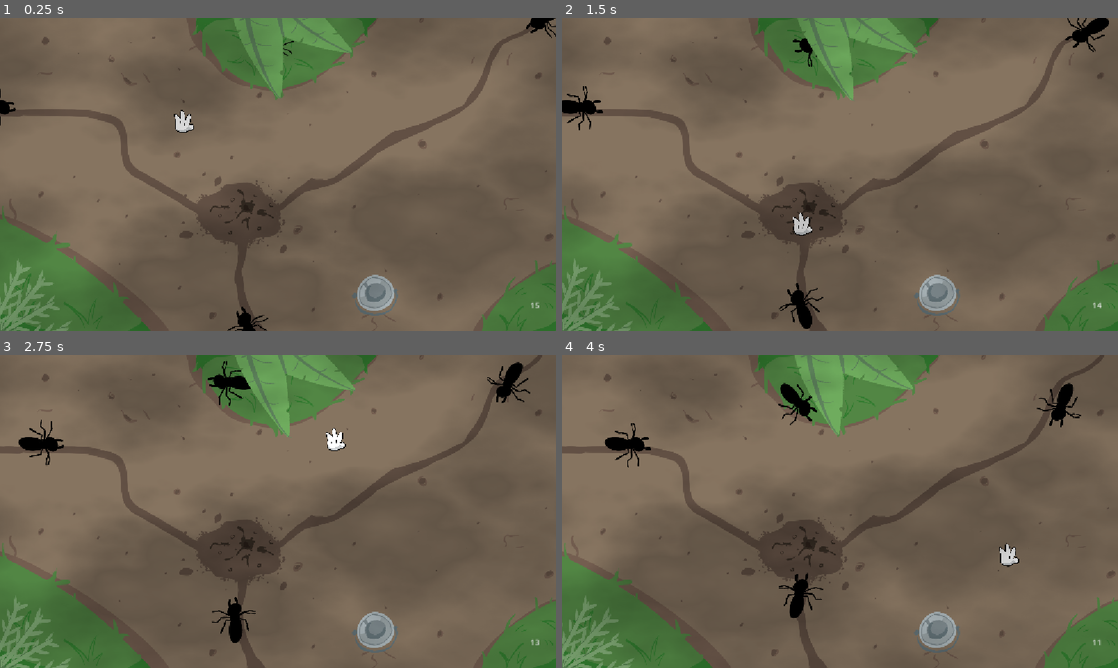
Above: before the commit, frames 1-4 (two rows, left to right).
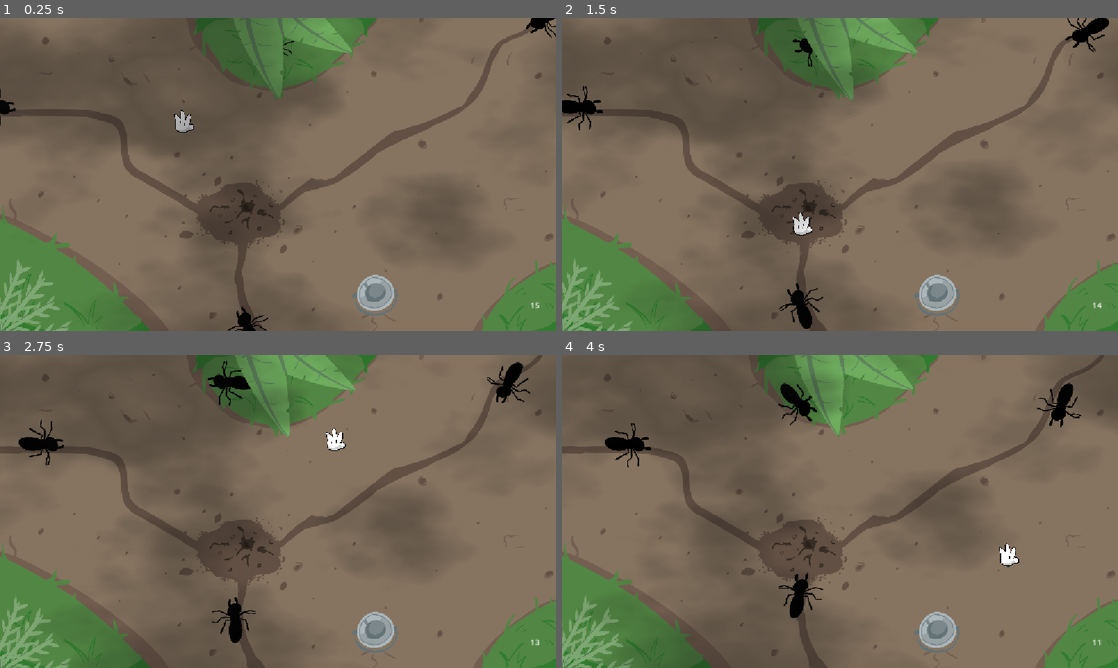
Above: after the commit, the same moments.

Repository: andre-felipe-wonsik-alves/gmtk-jam-26
Game: Godot game, scene res://Scenes/Levels/ant.tscn
The game is run twice, just before and just after one commit, with the same random seed, the same clock (stepped at 60 frames per second) and the same inputs.
Inputs (mouse positions are in pixels of both pictures, inside the frame that each line leads up to):
- Up to frame 1 (0.25 s): no input
- Up to frame 2 (1.5 s): move the mouse to (962, 158) at 0.52 s; click (962, 158) at 0.67 s; drag from (728, 190) to (945, 302) at 1.27 s
- Up to frame 3 (2.75 s): move the mouse to (333, 442) at 2.02 s; click (333, 442) at 2.17 s
- Up to frame 4 (4 s): drag from (812, 574) to (673, 464) at 2.77 s; move the mouse to (1006, 558) at 3.52 s; click (1006, 558) at 3.67 s

The runs differ from the first frame. In frame 1, 17% of the frame differs, in the area x 0-100%, y 0-100%; in frame 2, 17%; in frame 3, 17%; in frame 4, 16%.

Commit message:
fix: making shadows a little better and improving explosion particles

Diff:
--- a/Scenes/Levels/ant.tscn
+++ b/Scenes/Levels/ant.tscn
@@ -63,8 +63,8 @@
 shader_parameter/sway_height_start = 0.0
 
 [sub_resource type="Gradient" id="Gradient_oin5b"]
-offsets = PackedFloat32Array(0, 0.6641791, 1)
-colors = PackedColorArray(0, 0, 0, 0, 0, 0, 0, 0.2627451, 0, 0, 0, 0)
+offsets = PackedFloat32Array(0, 0.46268657, 1)
+colors = PackedColorArray(0, 0, 0, 0, 0.06879827, 0.06879828, 0.06879828, 0.37254903, 0, 0, 0, 0)
 
 [sub_resource type="GradientTexture1D" id="GradientTexture1D_2d1bf"]
 gradient = SubResource("Gradient_oin5b")
@@ -79,8 +79,8 @@
 seamless_blend_skirt = 1.0
 
 [sub_resource type="FastNoiseLite" id="FastNoiseLite_8ifh5"]
-noise_type = 2
-frequency = 0.0021
+noise_type = 3
+frequency = 0.0033
 
 [sub_resource type="NoiseTexture2D" id="NoiseTexture2D_3l2sg"]
 noise = SubResource("FastNoiseLite_8ifh5")
@@ -89,6 +89,8 @@
 
 [sub_resource type="ShaderMaterial" id="ShaderMaterial_t2orw"]
 shader = ExtResource("11_oin5b")
+shader_parameter/point_A = 0.20000000298024
+shader_parameter/point_B = 0.70000001043084
 shader_parameter/scroll = Vector2(0.023, 0.025)
 shader_parameter/scroll2 = Vector2(0.025, 0.03)
 shader_parameter/size = 0.8
--- a/Scenes/Particles/exploding_particles.tscn
+++ b/Scenes/Particles/exploding_particles.tscn
@@ -3,7 +3,7 @@
 [ext_resource type="Script" uid="uid://bxb3dcvtuvg4e" path="res://Scripts/Components/ExplosionParticles.gd" id="1_ga8vt"]
 
 [sub_resource type="Curve" id="Curve_pcu62"]
-_data = [Vector2(0.21808511, 0.8988764), 0.0, 0.0, 0, 0, Vector2(1, 0), 0.0, 0.0, 0, 0]
+_data = [Vector2(0, 0.79775286), 0.0, 0.0, 0, 0, Vector2(1, 0.10112369), 0.0, 0.0, 0, 0]
 point_count = 2
 
 [node name="ExplodingParticles" type="Node2D" unique_id=979341273]
@@ -11,15 +11,15 @@
 [node name="CPUParticles2D" type="CPUParticles2D" parent="." unique_id=1030259729]
 emitting = false
 amount = 60
-lifetime = 1.16
+lifetime = 0.49
 one_shot = true
 explosiveness = 1.0
 randomness = 0.5
 spread = 180.0
 gravity = Vector2(0, 0)
-initial_velocity_min = 50.0
-initial_velocity_max = 70.0
-scale_amount_min = 4.0
-scale_amount_max = 8.0
+initial_velocity_min = 150.0
+initial_velocity_max = 200.0
+scale_amount_min = 10.0
+scale_amount_max = 20.0
 scale_amount_curve = SubResource("Curve_pcu62")
 script = ExtResource("1_ga8vt")
--- a/Scripts/Components/ExplosionParticles.gd
+++ b/Scripts/Components/ExplosionParticles.gd
@@ -11,4 +11,6 @@
 	pass
 
 func _explode() -> void:
+	if(self.emitting):
+		self.emitting = false
 	self.emitting = true
--- a/Scripts/Shaders/AmbientShadows.gdshader
+++ b/Scripts/Shaders/AmbientShadows.gdshader
@@ -1,5 +1,8 @@
 shader_type canvas_item;
 
+
+uniform float point_A: hint_range(0.0, 1.0, 0.1) = 0.3;
+uniform float point_B: hint_range(0.0, 1.0, 0.1) = 0.7;
 uniform vec2 scroll = vec2(0.1, 0.5);
 uniform vec2 scroll2 = vec2(0.1, 0.5);
 uniform float size = 0.3;
@@ -8,19 +11,39 @@
 uniform sampler2D noise2: repeat_enable;
 uniform sampler2D gradient;
 
-void vertex() {
-	// Called for every vertex the material is visible on.
+float contrast_stretch(vec3 M, vec2 A, vec2 B, float r) {
+	float m, s1, r1;
+	if (r < A.x) {
+		m = M.x;
+		s1 = 0.0;
+		r1 = 0.0;
+	} else if (r >= A.x && r < B.x) {
+		m = M.y;
+		s1 = A.y;
+		r1 = A.x;
+	} else {
+		m = M.z;
+		s1 = B.y;
+		r1 = B.x;
+	}
+	return s1 + m * (r - r1);
 }
 
 void fragment() {
+	vec2 breakpoint_A = vec2(point_A, point_A*0.8);
+	vec2 breakpoint_B = vec2(point_B, point_B*0.8);
+
+	vec3 slopes = vec3(1.0, 1.0, 1.0);
+	float m = (breakpoint_A.y - 0.0) / (breakpoint_A.x - 0.0);
+	float m1 = (breakpoint_B.y - breakpoint_A.y) / (breakpoint_B.x - breakpoint_A.x);
+	float m2 = (1.0 - breakpoint_B.y) / (1.0 - breakpoint_B.x);
+
+	slopes = vec3(m, m1, m2);
+
 	float pixelColor = texture(TEXTURE, UV).r;
 	float noiseColor = texture(noise, UV+scroll2*TIME).r;
 	float noise2Color = texture(noise2, UV+scroll*TIME).r;
-	float energy = pixelColor * (noise2Color*0.7 + noiseColor);
+	float energy = pixelColor * (noise2Color + noiseColor);
+	energy = contrast_stretch(slopes, breakpoint_A, breakpoint_B, energy);
 	COLOR = texture(gradient, vec2(energy));
 }
-
-//void light() {
-//	// Called for every pixel for every light affecting the CanvasItem.
-//	// Uncomment to replace the default light processing function with this one.
-//}
